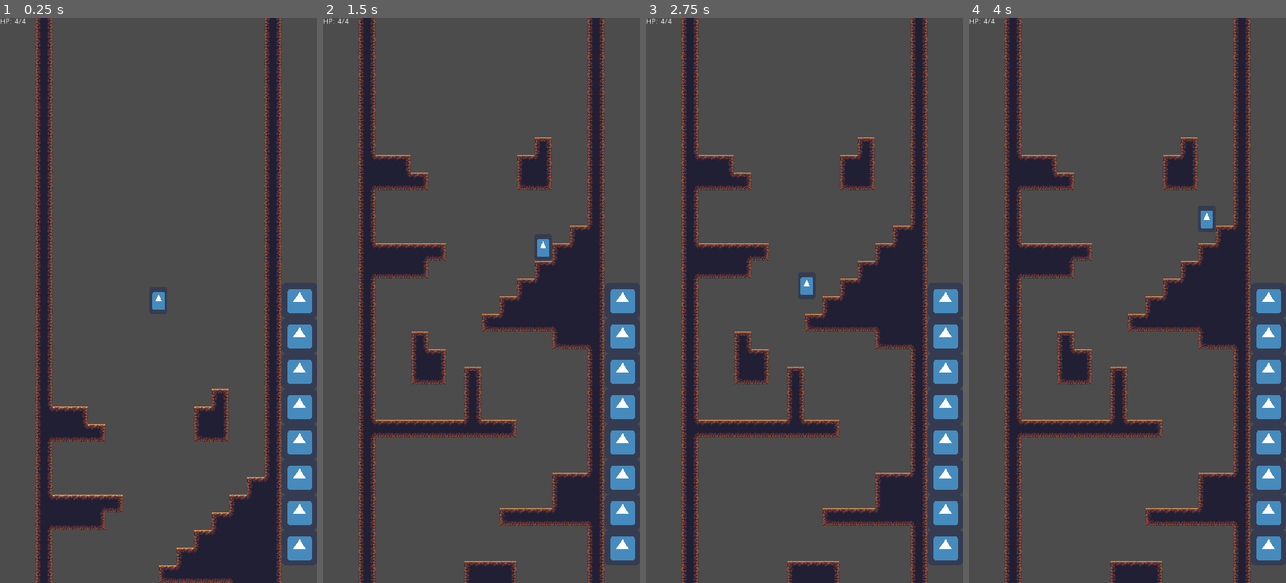
Above: before the commit, frames 1-4 (left to right).
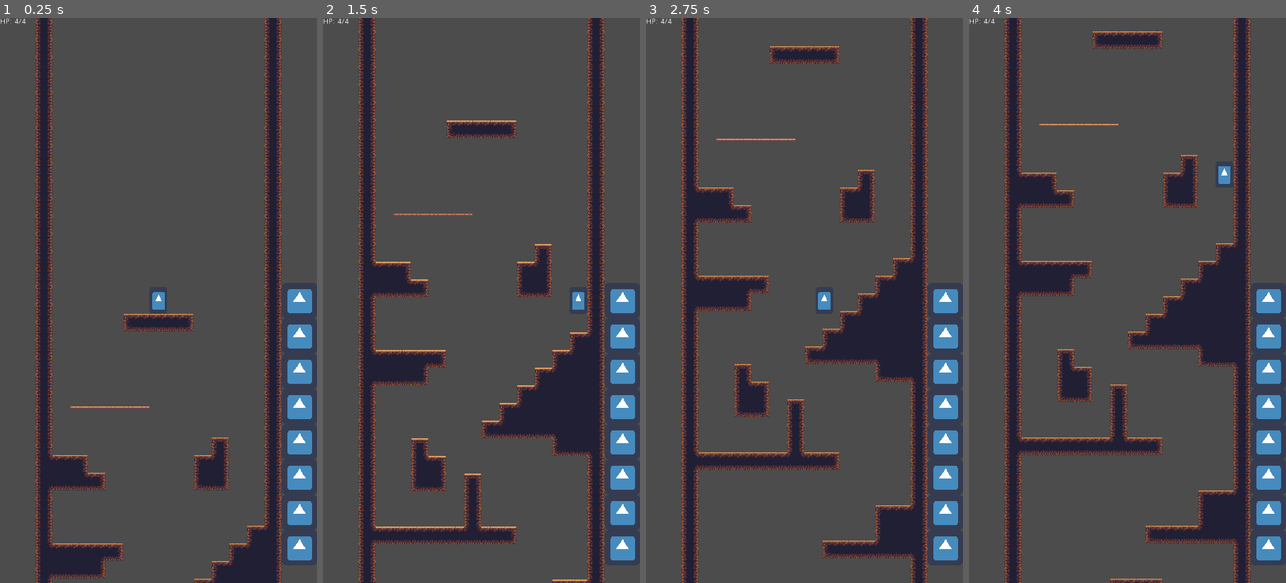
Above: after the commit, the same moments.

Repository: Jev-git/Godot-Downwell-Clone
Game: Godot game, scene res://Scenes/Well.tscn
Same seed, same stepped clock (60 frames per second), same inputs: the game is played once before the commit and once after it. The engine's default icon, where the game draws it, is replaced by a stand-in: a white triangle on a blue panel in a dark square.
Inputs:
- Up to frame 1 (0.25 s): no input
- Up to frame 2 (1.5 s): tap Enter (ui_accept) at 0.5, 0.77 s; hold Right (ui_right) from 0.53 s (still down)
- Up to frame 3 (2.75 s): tap Enter (ui_accept) at 1.52 s; release Right (ui_right) at 2.03 s; hold Left (ui_left) from 2.03 s (still down)
- Up to frame 4 (4 s): release Left (ui_left) at 2.78 s; hold Right (ui_right) from 2.78 s (still down); tap Enter (ui_accept) at 3.02, 3.77 s

The runs differ from the first frame. In frame 1, 14% of the frame differs, in the area x 11-89%, y 0-100%; in frame 2, 25%; in frame 3, 22%; in frame 4, 14%.

Commit message:
+ Add one way platform tileset

Diff:
--- a/Assets/Tilesets/Tileset.tres
+++ b/Assets/Tilesets/GroundTileset.tres
@@ -1,6 +1,6 @@
 [gd_resource type="TileSet" load_steps=33 format=2]
 
-[ext_resource path="res://Assets/Tilesets/DirtAutoTile.png" type="Texture" id=1]
+[ext_resource path="res://Assets/Tilesets/GroundTileset.png" type="Texture" id=1]
 
 [sub_resource type="ConvexPolygonShape2D" id=1]
 points = PoolVector2Array( 0, 0, 64, 0, 64, 64, 0, 64 )
--- /dev/null
+++ b/Assets/Tilesets/OneWayPlatformTileset.tres
@@ -0,0 +1,29 @@
+[gd_resource type="TileSet" load_steps=3 format=2]
+
+[ext_resource path="res://Assets/Tilesets/one_way_platform.png" type="Texture" id=1]
+
+[sub_resource type="ConvexPolygonShape2D" id=1]
+points = PoolVector2Array( 0, 0, 16, 0, 16, 4, 0, 4 )
+
+[resource]
+0/name = "one_way_platform.png 0"
+0/texture = ExtResource( 1 )
+0/tex_offset = Vector2( 0, 0 )
+0/modulate = Color( 1, 1, 1, 1 )
+0/region = Rect2( 0, 0, 16, 4 )
+0/tile_mode = 0
+0/occluder_offset = Vector2( 0, 0 )
+0/navigation_offset = Vector2( 0, 0 )
+0/shape_offset = Vector2( 0, 0 )
+0/shape_transform = Transform2D( 1, 0, 0, 1, 0, 0 )
+0/shape = SubResource( 1 )
+0/shape_one_way = true
+0/shape_one_way_margin = 1.0
+0/shapes = [ {
+"autotile_coord": Vector2( 0, 0 ),
+"one_way": true,
+"one_way_margin": 1.0,
+"shape": SubResource( 1 ),
+"shape_transform": Transform2D( 1, 0, 0, 1, 0, 0 )
+} ]
+0/z_index = 0
--- a/Scenes/Tileset.tscn
+++ b/Scenes/Tilesets/GroundTileset.tscn
@@ -1,6 +1,6 @@
 [gd_scene load_steps=2 format=2]
 
-[ext_resource path="res://Assets/Tilesets/DirtAutoTile.png" type="Texture" id=1]
+[ext_resource path="res://Assets/Tilesets/GroundTileset.png" type="Texture" id=1]
 
 [node name="Tileset" type="Node2D"]
 
--- /dev/null
+++ b/Scenes/Tilesets/OneWayCollision.tscn
@@ -0,0 +1,8 @@
+[gd_scene load_steps=2 format=2]
+
+[ext_resource path="res://Assets/Tilesets/one_way_platform.png" type="Texture" id=1]
+
+[node name="OneWayCollision" type="Node2D"]
+
+[node name="Sprite" type="Sprite" parent="."]
+texture = ExtResource( 1 )
--- a/Scenes/Well.tscn
+++ b/Scenes/Well.tscn
@@ -6,7 +6,8 @@
 [ext_resource path="res://Scripts/BulletCount.gd" type="Script" id=4]
 [ext_resource path="res://Scenes/BulletCountSingle.tscn" type="PackedScene" id=5]
 [ext_resource path="res://Scripts/HPCount.gd" type="Script" id=6]
-[ext_resource path="res://Assets/Tilesets/Tileset.tres" type="TileSet" id=8]
+[ext_resource path="res://Assets/Tilesets/OneWayPlatformTileset.tres" type="TileSet" id=7]
+[ext_resource path="res://Assets/Tilesets/GroundTileset.tres" type="TileSet" id=8]
 
 [sub_resource type="RectangleShape2D" id=1]
 extents = Vector2( 32, 32 )
@@ -53,17 +54,25 @@
 limit_right = 576
 drag_margin_v_enabled = true
 offset_v = -1.0
-drag_margin_top = 0.4
+drag_margin_top = 0.5
 drag_margin_bottom = 0.0
 editor_draw_drag_margin = true
 
-[node name="TileMap" type="TileMap" parent="."]
+[node name="BackgroundTileMap" type="TileMap" parent="."]
 scale = Vector2( 0.5, 0.5 )
 tile_set = ExtResource( 8 )
 collision_layer = 2
 collision_mask = 13
 format = 1
-tile_data = PoolIntArray( -1048574, 0, 5, -1048561, 0, 5, -9 …(645 unchanged characters)… 131087, 0, 65541, 196610, 0, 65541, 196623, 0, 65541, 262146, 0, 65541, 262159,  …(4072 unchanged characters)…
+tile_data = PoolIntArray( -1048574, 0, 5, -1048561, 0, 5, -9 …(645 unchanged characters)… 131087, 0, 65541, 196610, 0, 65541, 196615, 0, 196608, 196616, 0, 196609, 196617, 0, 196609, 196618, 0, 196610, 196623, 0, 65541, 262146, 0, 65541, 262159,  …(4072 unchanged characters)…
+
+[node name="OneWayPlatformTileMap" type="TileMap" parent="."]
+tile_set = ExtResource( 7 )
+cell_size = Vector2( 16, 8 )
+collision_layer = 2
+collision_mask = 13
+format = 1
+tile_data = PoolIntArray( 2162696, 0, 0, 2162697, 0, 0, 2162698, 0, 0, 2162699, 0, 0, 2162700, 0, 0, 2162701, 0, 0, 2162702, 0, 0, 2162703, 0, 0, 2162704, 0, 0, 2359304, 1, 0, 2359305, 1, 0, 2359306, 1, 0, 2359307, 1, 0, 2359308, 1, 0, 2359309, 1, 0, 2359310, 1, 0 )
 
 [node name="CanvasLayer" type="CanvasLayer" parent="."]
 
Renamed: Assets/Tilesets/DirtAutoTile.png -> Assets/Tilesets/GroundTileset.png
Not shown, added: Assets/Tilesets/GroundTileset.png.import
Binary file added: Assets/Tilesets/one_way_platform.png
Not shown, changed: Assets/Tilesets/one_way_platform.png.import
Not shown: 1 places in Scenes/Well.tscn that only renumber resources
Not shown, changed: readme.md
